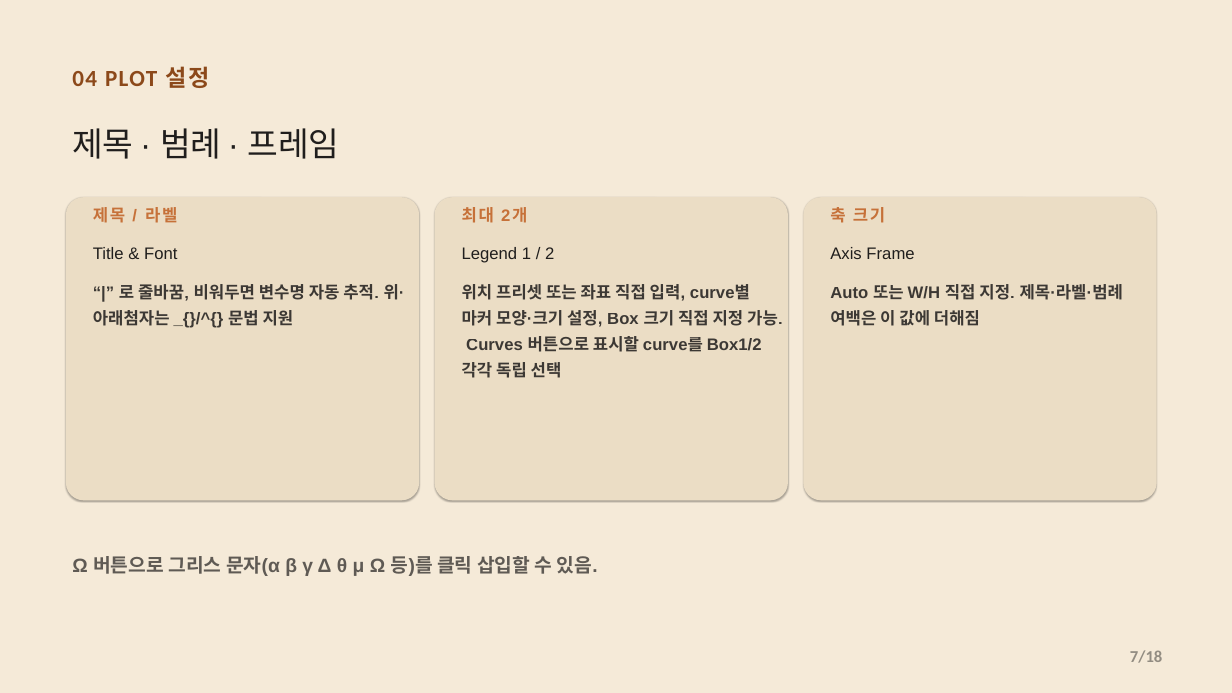
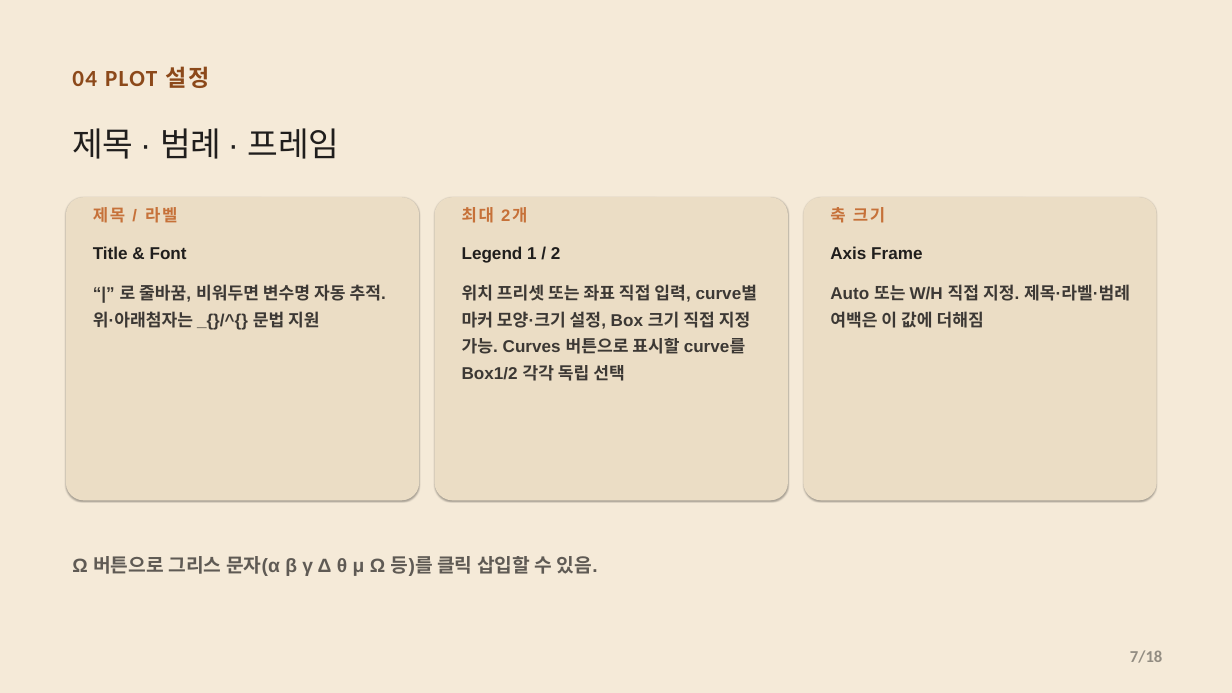
Before and after one commit to CWKIM113/CathPlot_Pub, a slide deck: slide 7 of CathPlot_Deck.pptx. Drawn at 1232x693 pixels with LibreOffice and Linux fonts; fonts in the diff are those of the drawing. Boxes give left, top, right and bottom in pixels: in the first picture for what was removed or moved away, otherwise in the second. Text is boxed around its words. In the diff, an @@ line names an element or a change of style, - is before the commit and + after.

```diff
--- a/CathPlot_Deck.pptx
+++ b/CathPlot_Deck.pptx
@@ size 19.5 to 20 pt, bold on in 3 elements at [93, 246, 187, 259], [462, 246, 561, 263], [830, 246, 922, 259] @@
@@ size 19.5 to 20 pt in 3 elements at [93, 284, 386, 328], [830, 284, 1130, 328], [462, 284, 758, 381] @@
```
Also in this commit, not shown: 12 other slides changed.
